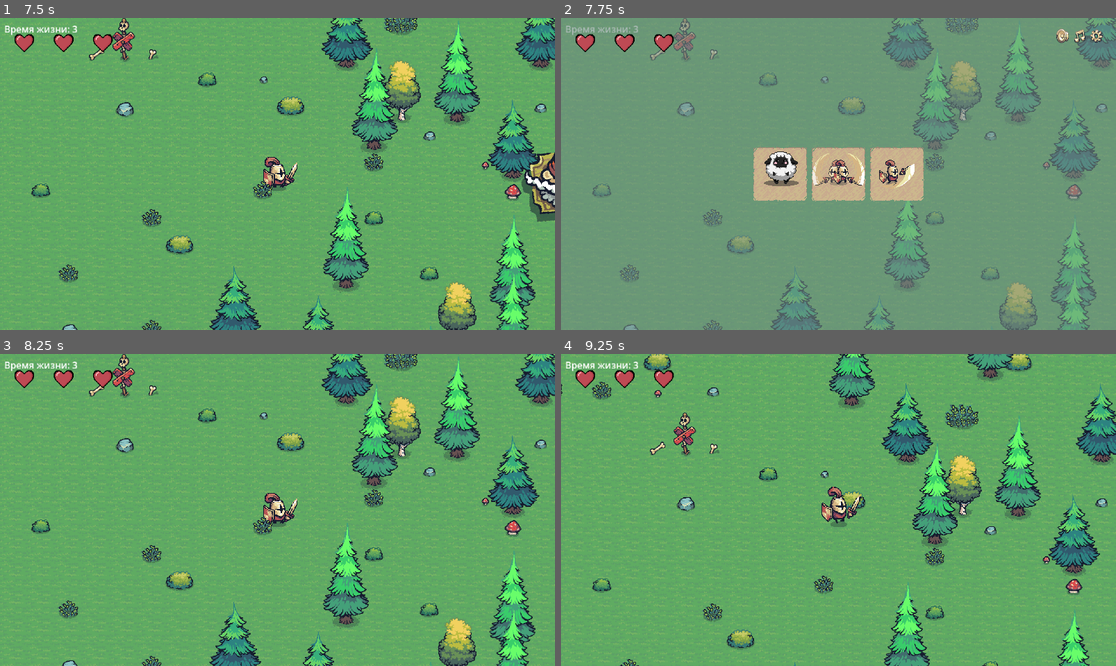
Above: before the commit, frames 1-4 (two rows, left to right).
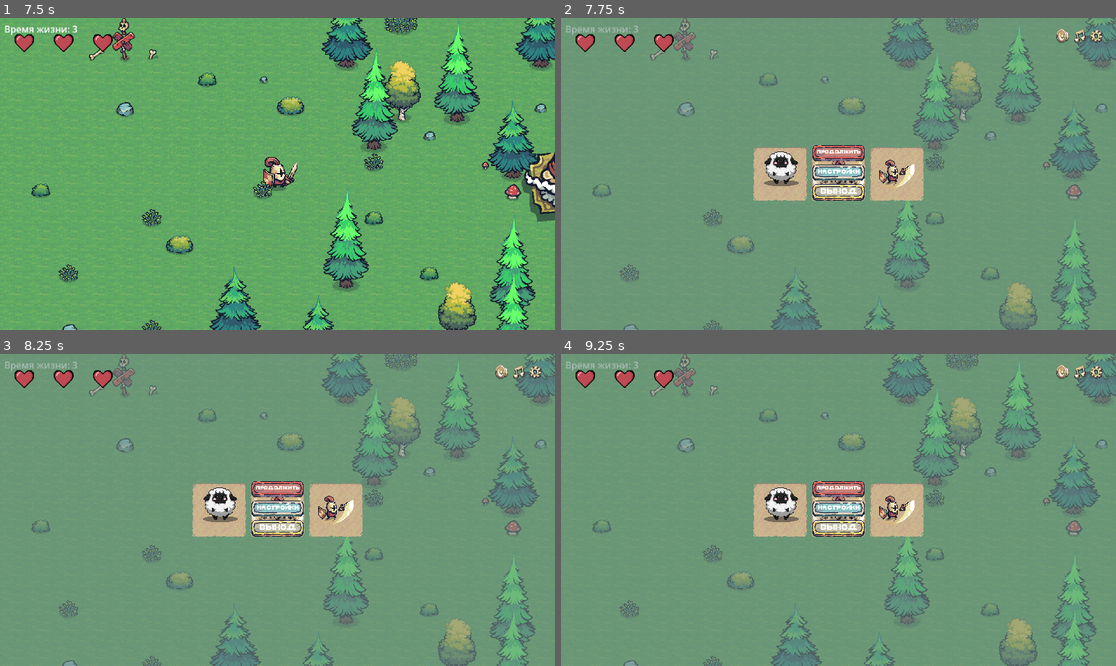
Above: after the commit, the same moments.

Repository: darkicestormteam/Fgame
Game: Godot game, scene res://scenes/mainmenu.tscn
The game is run twice, just before and just after one commit, with the same random seed, the same clock (stepped at 60 frames per second) and the same inputs.
Inputs (mouse positions are in pixels of both pictures, inside the frame that each line leads up to):
- Up to frame 1 (7.5 s): click "старт" at 0.5 s; click "старт" at 1.25 s; tap Enter at 2 s; hold D (move_right) 2.03-2.78 s; hold S (move_down) 2.78-3.53 s; hold D (move_right) 3.53-4.28 s; hold W (move_up) 4.28-5.03 s; hold A (move_left) 5.03-6.53 s; tap Escape (ui_cancel) at 5.65 s; tap Space at 6.5 s; hold S (move_down) 6.53-7.28 s; hold D (move_right) from 7.28 s (still down)
- Up to frame 2 (7.75 s): keep holding D (move_right)
- Up to frame 3 (8.25 s): release D (move_right) at 8 s; click (216, 510) at 8 s
- Up to frame 4 (9.25 s): hold W (move_up) from 8.78 s (still down)

Frame 1 is identical in both runs. In frame 2, 1.4% of the frame differs, in the area x 45-55%, y 40-59%; in frame 3, 19%; in frame 4, 34%, in the area x 0-100%, y 0-100%.

Commit message:
update branch

Diff:
--- a/script/spellmenu.gd
+++ b/script/spellmenu.gd
@@ -99,6 +99,10 @@
 func _process(delta: float) -> void:
 		pass
 
+func _input(event: InputEvent) -> void:
+		if event.is_action_pressed("ui_cancel"):
+				_on_settings1_pressed()
+
 func show_spellmenu() -> void:
 		# Показываем меню и ставим игру на паузу
 		visible = true
Not shown, changed: .gitignore
